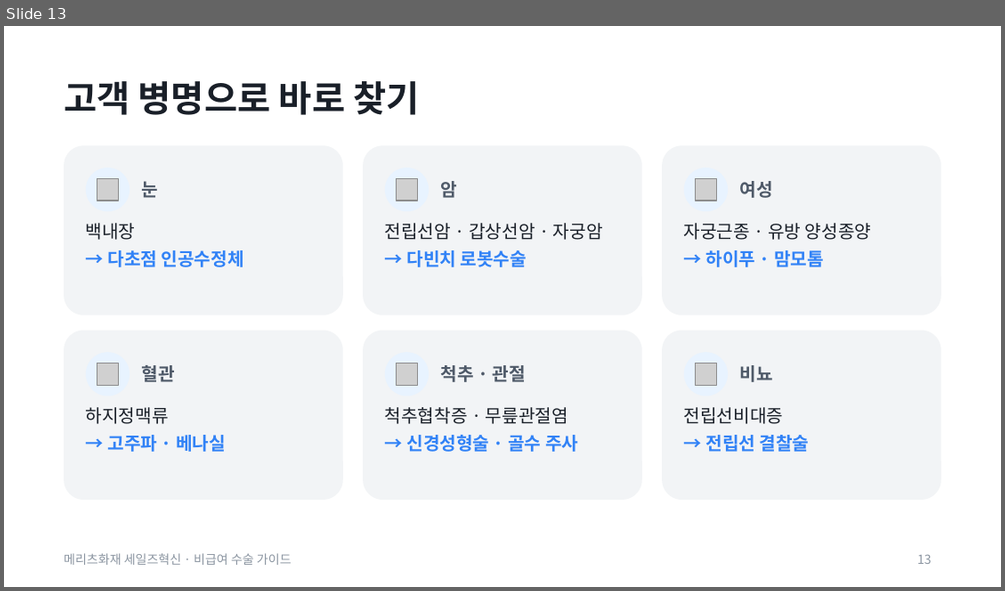
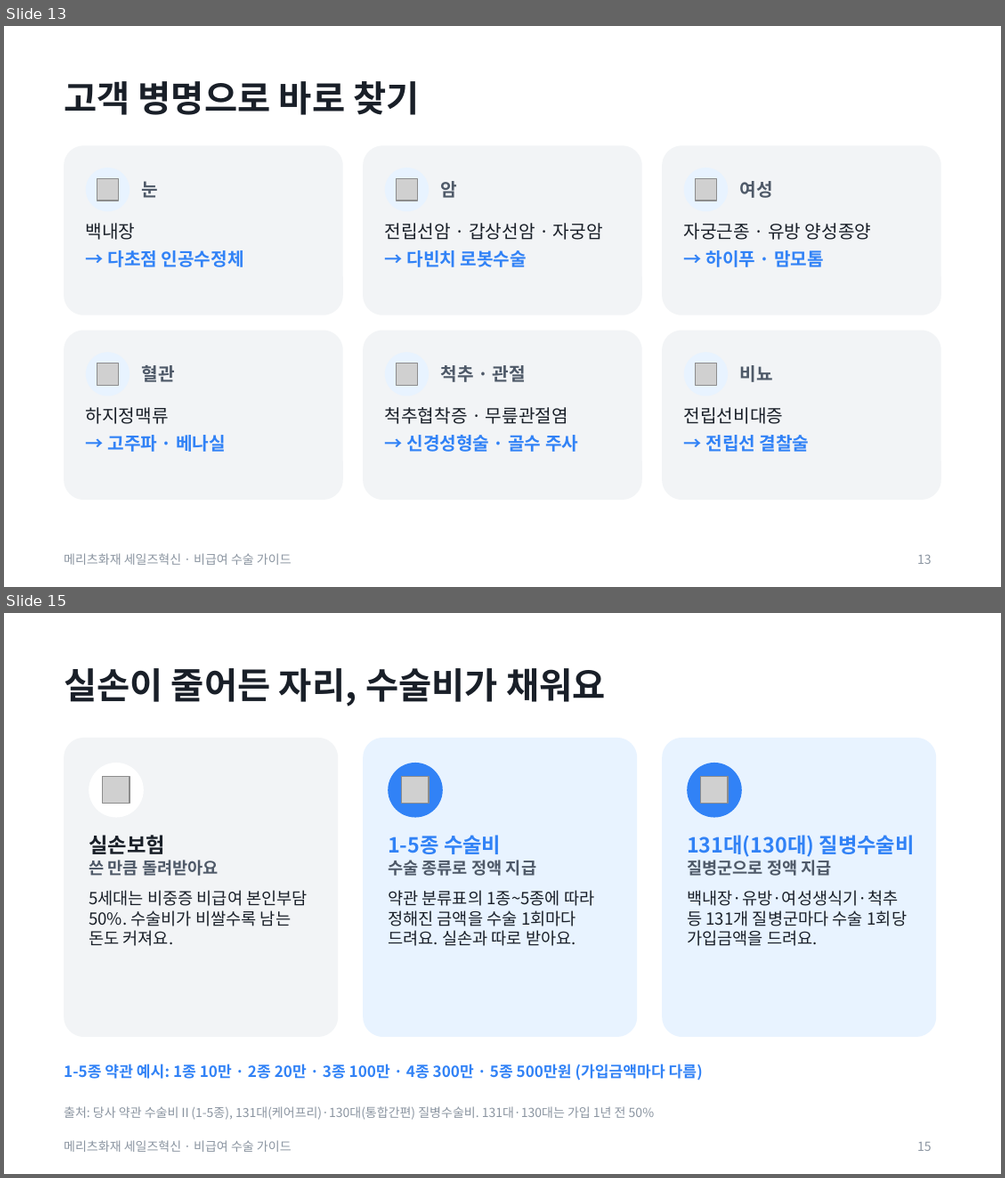
Before and after one commit to hunx11-sys/MeAI, a slide deck: dist/noncovered-surgery-guide.pptx. Shown one above the other, each under a label of ours: slide 13 before the commit, slides 13 and 15 after it; the slides between them are not shown. The pictures are 1005x591 and 1005x1178 pixels, drawn with LibreOffice and Linux fonts; fonts in the diff are those of the drawing; grey boxes stand for pictures. Boxes give left, top, right and bottom in pixels: in the first picture for what was removed or moved away, otherwise in the second. Text is boxed around its words. In the diff, an @@ line names an element or a change of style, - is before the commit and + after.

```diff
--- a/dist/noncovered-surgery-guide.pptx
+++ b/dist/noncovered-surgery-guide.pptx
@@ slide 15 added at bbox=[4, 613, 1001, 1174], background #FFFFFF; not listed: 1 template element that a slide beside it also shows @@
@@ title added at bbox=[64, 668, 606, 706], 26 pt, text #191F28, bold @@
+실손이 줄어든 자리, 수술비가 채워요
@@ rounded rectangle added at bbox=[64, 738, 338, 1037], fill #F2F4F6 @@
@@ rounded rectangle added at bbox=[363, 738, 637, 1037], fill #E8F3FF @@
@@ rounded rectangle added at bbox=[662, 738, 936, 1037], fill #E8F3FF @@
@@ ellipse added at bbox=[89, 763, 144, 818], fill #FFFFFF @@
@@ ellipse added at bbox=[388, 763, 443, 818], fill #3182F6 @@
@@ ellipse added at bbox=[687, 763, 742, 818], fill #3182F6 @@
@@ picture added at bbox=[103, 777, 129, 803] @@
@@ picture added at bbox=[402, 777, 429, 803] @@
@@ picture added at bbox=[701, 777, 728, 803] @@
@@ text added at bbox=[89, 835, 307, 946], 12 pt, text #191F28 @@
+실손보험
+쓴 만큼 돌려받아요
+5세대는 비중증 비급여 본인부담 50%. 수술비가 비쌀수록 남는 돈도 커져요.
@@ text added at bbox=[388, 835, 594, 946], 12 pt, text #191F28 @@
+1-5종 수술비
+수술 종류로 정액 지급
+약관 분류표의 1종~5종에 따라 정해진 금액을 수술 1회마다 드려요. 실손과 따로 받아요.
@@ text added at bbox=[687, 835, 914, 946], 12 pt, text #191F28 @@
+131대(130대) 질병수술비
+질병군으로 정액 지급
+백내장·유방·여성생식기·척추 등 131개 질병군마다 수술 1회당 가입금액을 드려요.
@@ text added at bbox=[64, 1063, 703, 1080], 11 pt, text #3182F6, bold @@
+1-5종 약관 예시: 1종 10만 · 2종 20만 · 3종 100만 · 4종 300만 · 5종 500만원 (가입금액마다 다름)
@@ text added at bbox=[64, 1106, 654, 1119], 9 pt, text #8B95A1 @@
+출처: 당사 약관 수술비Ⅱ(1-5종), 131대(케어프리)·130대(통합간편) 질병수술비. 131대·130대는 가입 1년 전 50%
@@ page number added at bbox=[917, 1142, 931, 1151], 9 pt, text #8B95A1 @@
+15
```
Also in this commit, not shown: 1 slide changed, 4 other slides added, 1 slide removed, 2 other files.
